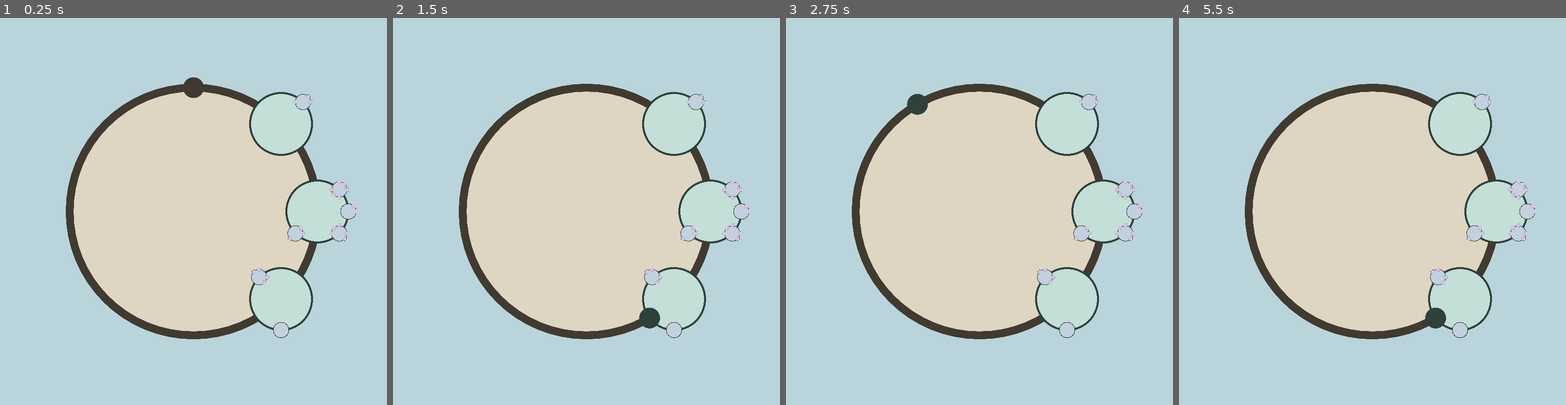
Above: before the commit, frames 1-4 (left to right).
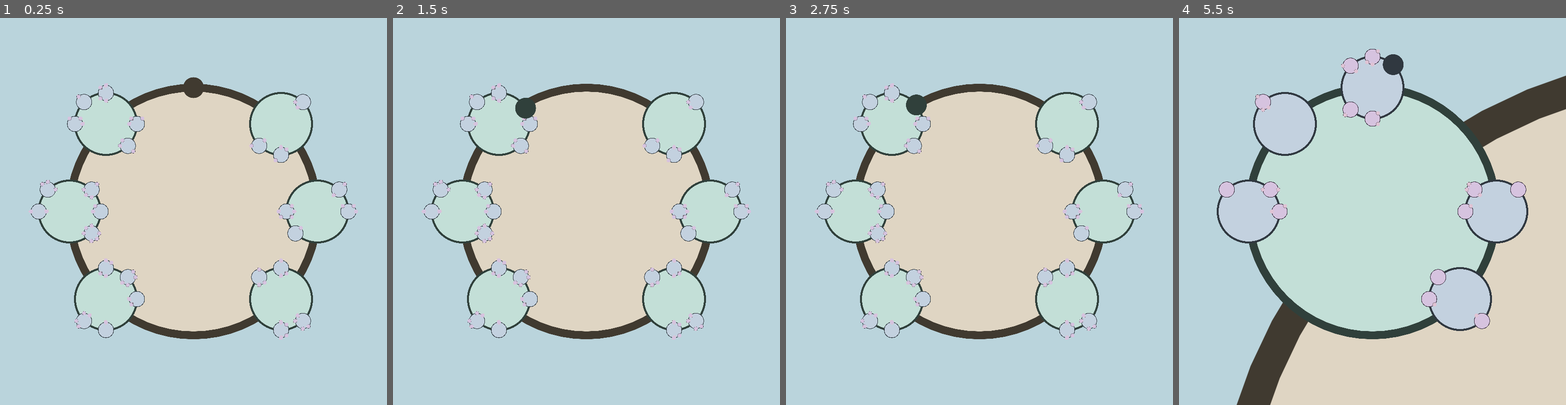
Above: after the commit, the same moments.

Repository: friedev/cycle-delver
Game: Godot game, scene res://src/main.tscn
The game is run twice, just before and just after one commit, with the same random seed, the same clock (stepped at 60 frames per second) and the same inputs.
Inputs (mouse positions are in pixels of both pictures, inside the frame that each line leads up to):
- Up to frame 1 (0.25 s): no input
- Up to frame 2 (1.5 s): tap Enter at 0.5 s; move the mouse to (671, 192) at 0.52 s; tap A (move_ccw) at 0.6 s; click (671, 192) at 0.67 s; move the mouse to (509, 230) at 1.27 s; tap D (move_cw) at 1.35 s; click (509, 230) at 1.42 s
- Up to frame 3 (2.75 s): move the mouse to (1018, 126) at 2.02 s; hold W (move_out) from 2.03 s (still down); click (1018, 126) at 2.17 s
- Up to frame 4 (5.5 s): move the mouse to (1353, 288) at 2.77 s; release W (move_out) at 2.78 s; tap one key every 0.75 s from 2.85 s: A (move_ccw) D (move_cw) W (move_out) A (move_ccw); click (1353, 288) at 2.92 s; move the mouse to (1488, 269) at 3.52 s; click (1488, 269) at 3.67 s; move the mouse to (1256, 153) at 4.27 s; click (1256, 153) at 4.42 s; move the mouse to (1391, 211) at 5.02 s; click (1391, 211) at 5.17 s

The runs differ from the first frame. In frame 1, 5.1% of the frame differs, in the area x 7-92%, y 16-84%; in frame 2, 5.3%; in frame 3, 5.1%; in frame 4, 58%, in the area x 9-100%, y 8-100%.

Commit message:
Refactor loop generation

Diff:
--- a/src/loop.gd
+++ b/src/loop.gd
@@ -2,9 +2,11 @@
 
 const DRAW_RADIUS := 1024.0
 const BORDER_RADIUS := DRAW_RADIUS / 16.0
+const MAX_DEPTH := 4
+const SLOTS_PER_SIDE := 3
 
 ## Counterclockwise (-1) and clockwise (+1.0).
-const DIRECTIONS := [-1.0, +1.0]
+const DIRECTIONS: Array[float] = [-1.0, +1.0]
 
 ## Radius of a child loop as a fraction of its parent's radius.
 const CHILD_RADIUS := 0.25
@@ -83,7 +85,7 @@
 		scale = Vector2.ONE * 0.25
 		update_position.call_deferred()
 	else:
-		generate_children(4)
+		generate_children()
 	queue_redraw()
 
 
@@ -199,32 +201,70 @@
 	return NAN
 
 
-func generate_direction_children(direction: float, max_depth: int) -> void:
+func generate_children() -> void:
+	generate_vertices(true, true)
+	assign_angles()
+
+
+func generate_vertices(
+	passable_forward: bool,
+	passable_backward: bool
+) -> void:
+	var random_direction := DIRECTIONS[randi() % len(DIRECTIONS)]
+	var other_passable_forward := randi() % 2 == 0 if passable_forward else false
+	var other_passable_backward := randi() % 2 == 0 if passable_backward else false
+	# TODO more elegant way of writing this
+	if randi() % 2 == 0:
+		generate_vertex(random_direction, 3, passable_forward, passable_backward)
+		generate_vertex(-random_direction, 3, other_passable_forward, other_passable_backward)
+	else:
+		generate_vertex(random_direction, 3, passable_forward, other_passable_backward)
+		generate_vertex(-random_direction, 3, other_passable_forward, passable_backward)
+
+
+func generate_vertex(
+	direction: float,
+	slots: int,
+	passable_forward: bool,
+	passable_backward: bool
+) -> void:
+	for i in range(slots):
+		var is_child := depth <= randi() % MAX_DEPTH
+		# Child
+		if is_child:
+			append_child(direction).generate_vertices(passable_forward, passable_backward)
+		# Nothing (open arc)
+		else:
+			# TODO handle not passable sections
+			pass
+
+
+func append_child(direction: float) -> Loop:
+	var direction_vertices := get_direction_vertices(direction)
+	var child := Loop.new()
+	direction_vertices.append(child)
+	child.radius = radius * CHILD_RADIUS
+	child.parent_direction = direction
+	child.depth = depth + 1
+	add_child(child)
+	return child
+
+
+func assign_angles() -> void:
 	var start_angle := (
 		angle - signf(parent_direction) * PI * 0.5
 		if has_parent_loop()
 		else -PI * 0.5
 	)
-	var vertex_count := randi_range(0, 3)
-	var direction_vertices := get_direction_vertices(direction)
-	for i in range(3):
-		if len(direction_vertices) == vertex_count:
-			break
-		var spare_slots := 3 - vertex_count - i
-		if randi() % 3 < spare_slots:
-			continue
-		var child := Loop.new()
-		direction_vertices.append(child)
-		child.radius = radius * CHILD_RADIUS
-		child.angle = start_angle + signf(direction) * (i + 1) * PI / 4.0
-		child.parent_direction = direction
-		child.depth = depth + 1
-		add_child(child)
-		child.generate_children(max_depth)
-
-
-func generate_children(max_depth: int) -> void:
-	if depth > max_depth:
-		return
 	for direction in DIRECTIONS:
-		generate_direction_children(direction, max_depth)
+		var direction_vertices := get_direction_vertices(direction)
+		var angles_assigned := 0
+		for i in range(SLOTS_PER_SIDE):
+			if angles_assigned == len(direction_vertices):
+				break
+			var spare_slots := SLOTS_PER_SIDE - len(direction_vertices) - i
+			if randi() % SLOTS_PER_SIDE < spare_slots:
+				continue
+			direction_vertices[angles_assigned].angle = start_angle + signf(direction) * (i + 1) * PI / 4.0
+			direction_vertices[angles_assigned].assign_angles()
+			angles_assigned += 1
